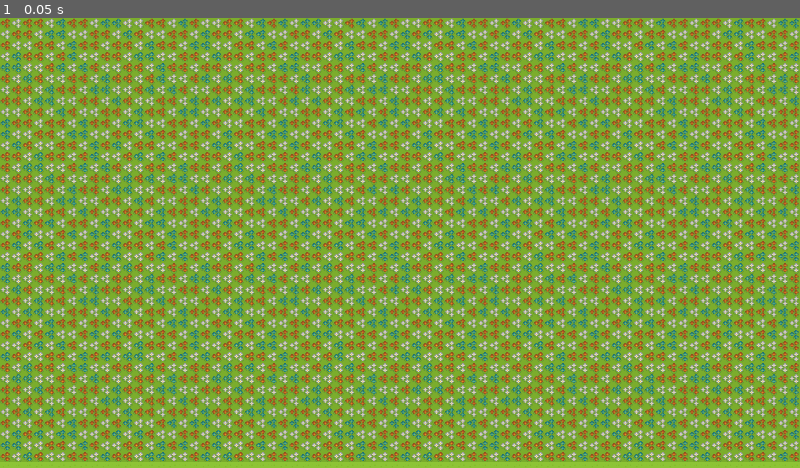
Above: before the commit, frame 1.
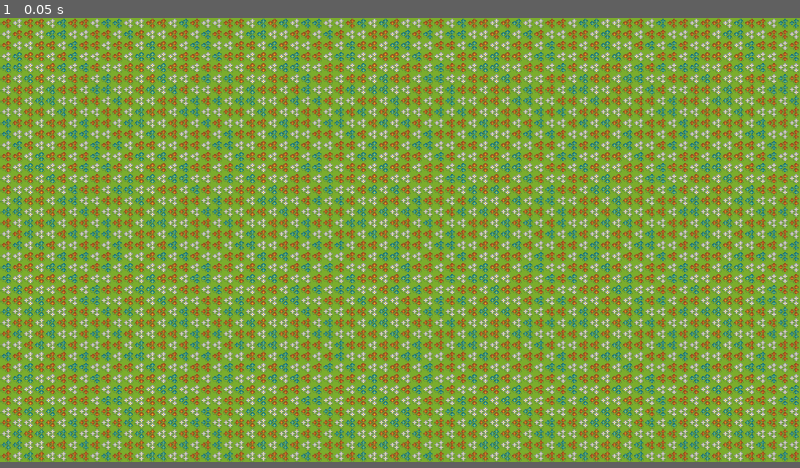
Above: after the commit, the same moment.

Repository: Zishan-Rahman/GD4LSystemRPG
Game: Godot game, scene res://tile_map.tscn
Same seed, same stepped clock (60 frames per second), same inputs: the game is played once before the commit and once after it.
Inputs:
- Up to frame 1 (0.05 s): no input
In our replay, the window is 800x450 before the commit and 800x444 after it. These sizes can differ from the game's own. Grey fills any space a smaller window leaves; there, only what the larger window draws over its background counts as a difference.

The runs differ from the first frame. In frame 1, 28% of the frame differs, in the area x 0-100%, y 0-99%.

Commit message:
Adjust window height so that the viewport is properly covered with flowers

Diff:
--- a/project.godot
+++ b/project.godot
@@ -17,4 +17,5 @@
 
 [display]
 
+window/size/viewport_height=640
 window/stretch/mode="canvas_items"
